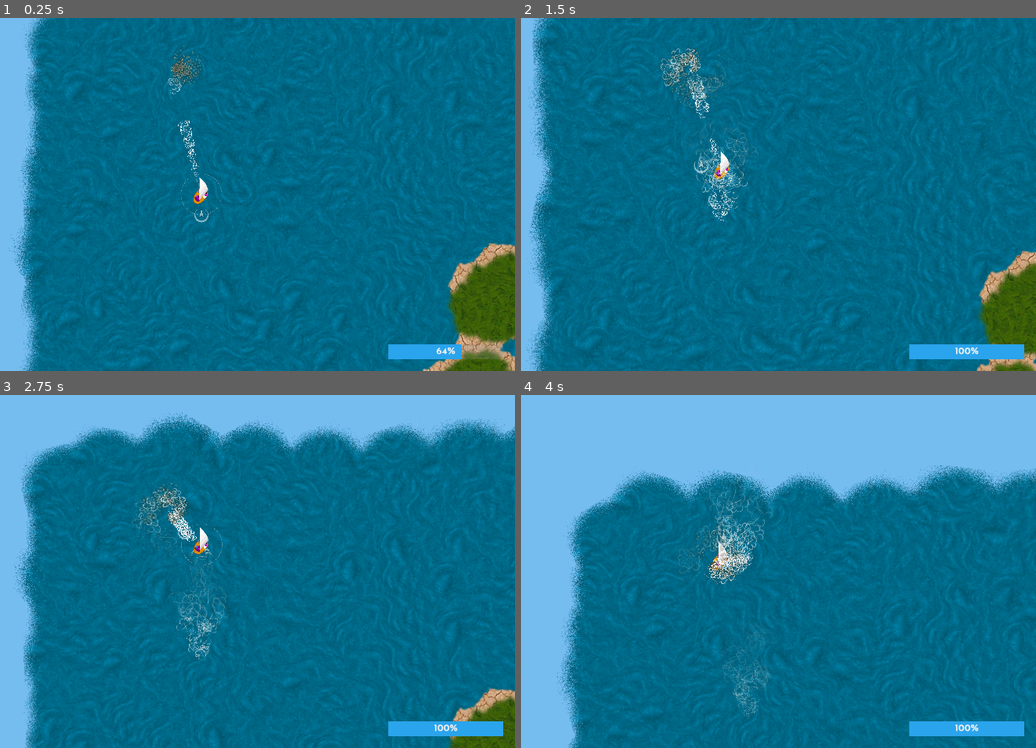
Above: before the commit, frames 1-4 (two rows, left to right).
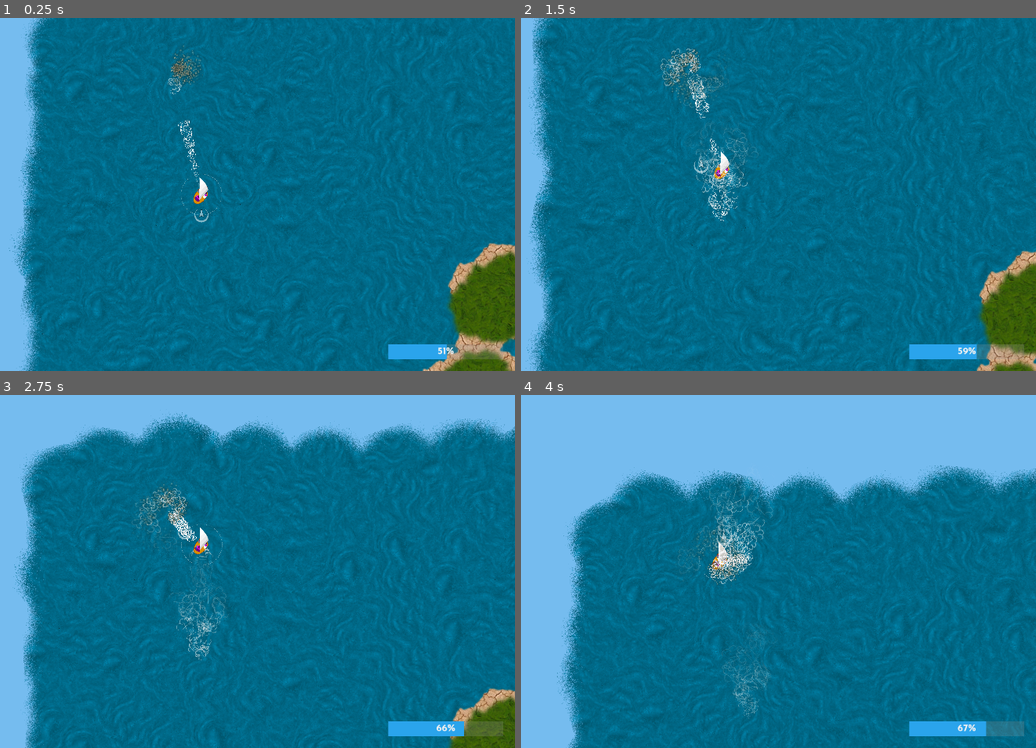
Above: after the commit, the same moments.

Repository: derhannesb/mergicians
Game: Godot game, scene res://scenes/main.tscn
The game is run twice, just before and just after one commit, with the same random seed, the same clock (stepped at 60 frames per second) and the same inputs.
Inputs:
- Up to frame 1 (0.25 s): no input
- Up to frame 2 (1.5 s): hold D (right) 0.53-1.28 s; hold Space (action) 0.53-1.28 s; hold A (left) from 1.28 s (still down); tap Page Up (zoom_in) at 1.35 s
- Up to frame 3 (2.75 s): release A (left) at 2.03 s; hold D (right) from 2.03 s (still down); tap Page Down (zoom_out) at 2.1 s
- Up to frame 4 (4 s): tap Space (action) at 2.85 s; release D (right) at 3.53 s; hold A (left) from 3.53 s (still down); tap Page Up (zoom_in) at 3.6 s

The runs differ from the first frame. In frame 1, 0.1% of the frame differs, in the area x 84-90%, y 92-97%; in frame 2, 0.5%, in the area x 84-98%, y 92-97%; in frame 3, 0.4%; in frame 4, 0.4%.

Commit message:
add feedback to energy drain

Diff:
--- a/scenes/Storm.gd
+++ b/scenes/Storm.gd
@@ -1,6 +1,10 @@
 extends Node2D
 
 var trapped = Array()
+
+var max_energy = 100.0
+var energy = max_energy
+var energy_per_push = 0.1
 
 export var inner_radius = 20
 export var outer_radius = 1000
@@ -26,7 +30,15 @@
 
 		else:
 			#push energy to boat:
-			body.push_energy(1)
+			body.push_energy(energy_per_push)
+			energy -= energy_per_push
+			if (energy < 0):
+				energy = 0
+				body.exit_storm()
+	modulate = Color(1,1,1,energy/max_energy)
+
+	if (energy == 0):
+		self.queue_free()
 
 func _on_Area2D_body_entered(body):
 	if (body.is_in_group("ship")):
--- a/scenes/Storm.tscn
+++ b/scenes/Storm.tscn
@@ -87,13 +87,13 @@
 "values": [ 0.0, 180.0, 359.0 ]
 }
 
-[node name="Storm" type="Node2D" groups=[
+[node name="Storm" type="Node2D" index="0" groups=[
 "storm",
 ]]
 
 position = Vector2( 134.615, 95.3415 )
 script = ExtResource( 1 )
-_sections_unfolded = [ "Transform" ]
+_sections_unfolded = [ "Transform", "Visibility" ]
 inner_radius = 20
 outer_radius = 1000
 
